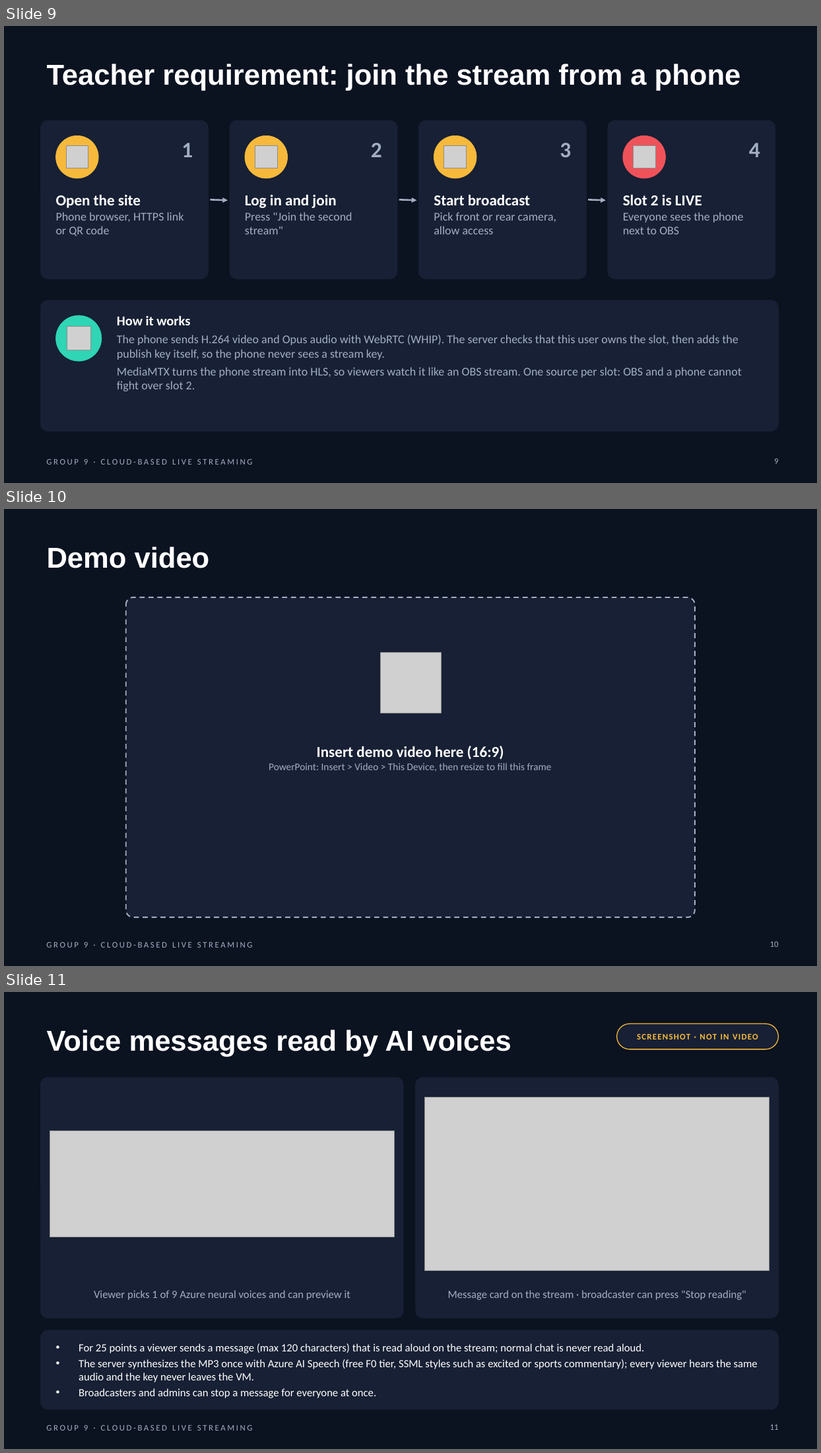
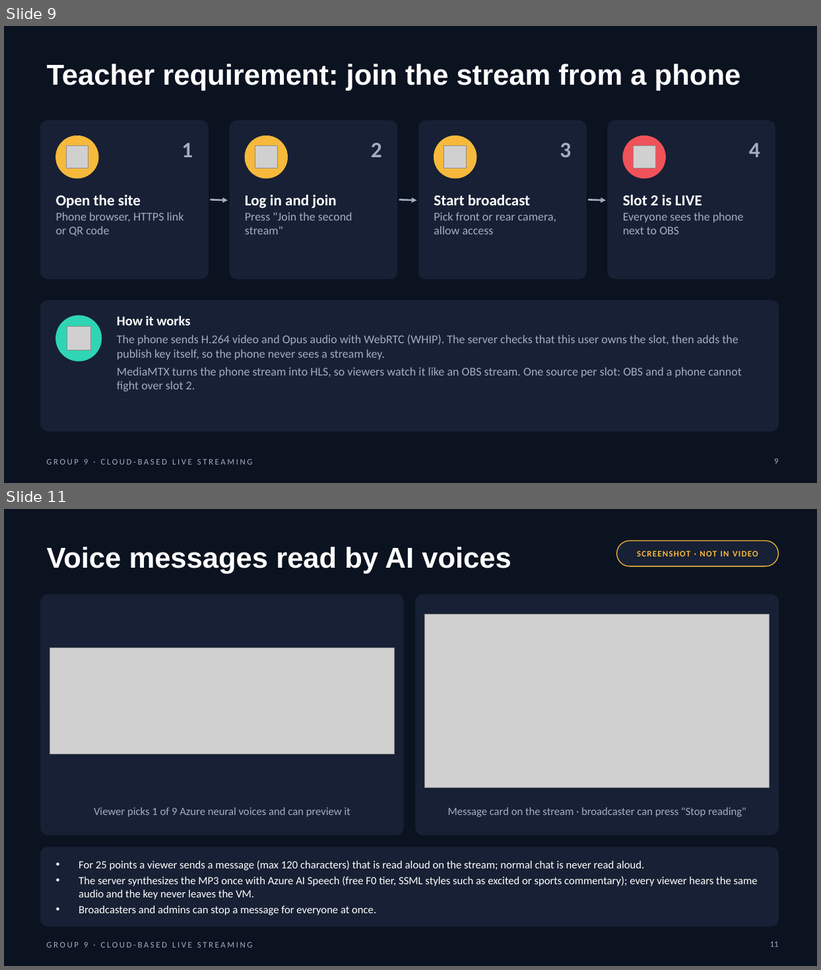
Before and after one commit to yycc0112299/live_streaming, a slide deck: docs/final-report/Group 9.pptx. Shown one above the other, each under a label of ours: slides 9, 10 and 11 before the commit, slides 9 and 11 after it; the slides between them are not shown. The pictures are 821x1453 and 821x970 pixels, drawn with LibreOffice and Linux fonts; fonts in the diff are those of the drawing; grey boxes stand for pictures. Boxes give left, top, right and bottom in pixels: in the first picture for what was removed or moved away, otherwise in the second. Text is boxed around its words. In the diff, an @@ line names an element or a change of style, - is before the commit and + after.

```diff
--- a/docs/final-report/Group 9.pptx
+++ b/docs/final-report/Group 9.pptx
@@ slide 10 removed at (4,509,817,966), background #0B1220; not listed: 1 template element that a slide beside it also shows @@
@@ title removed at (47,547,210,568) @@
-Demo video
@@ rounded rectangle removed at (126,597,695,918) @@
@@ picture removed at (380,652,442,714) @@
@@ text removed at (269,746,552,772) @@
-Insert demo video here (16:9)
-PowerPoint: Insert > Video > This Device, then resize to fill this frame
@@ page number removed at (770,941,779,947) @@
-10
```
Also in this commit, not shown: 1 slide added, 4 other files.
